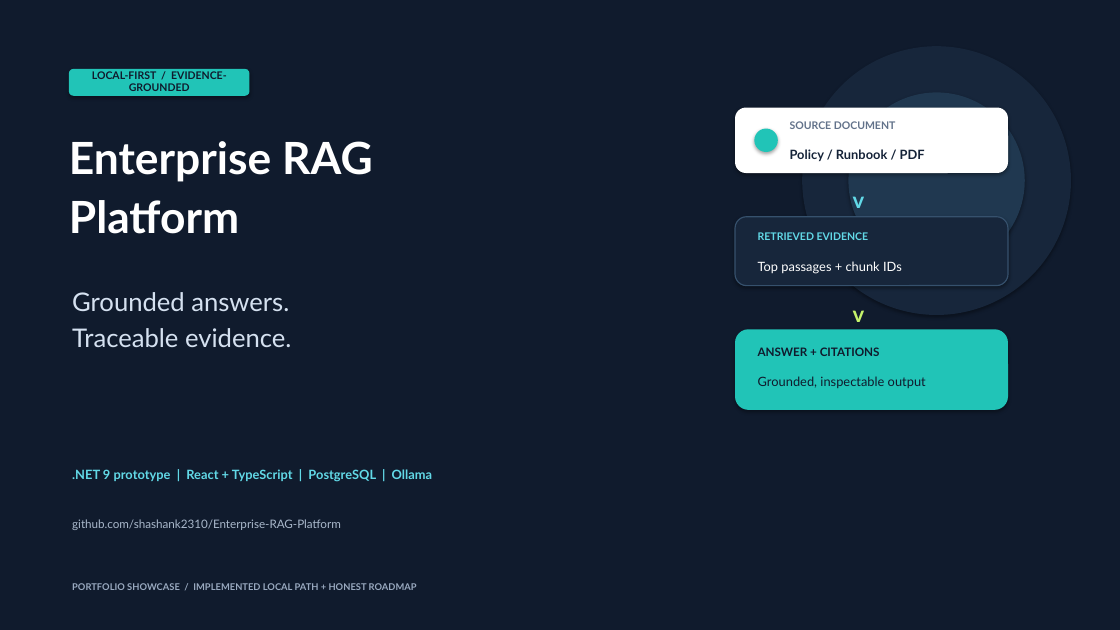
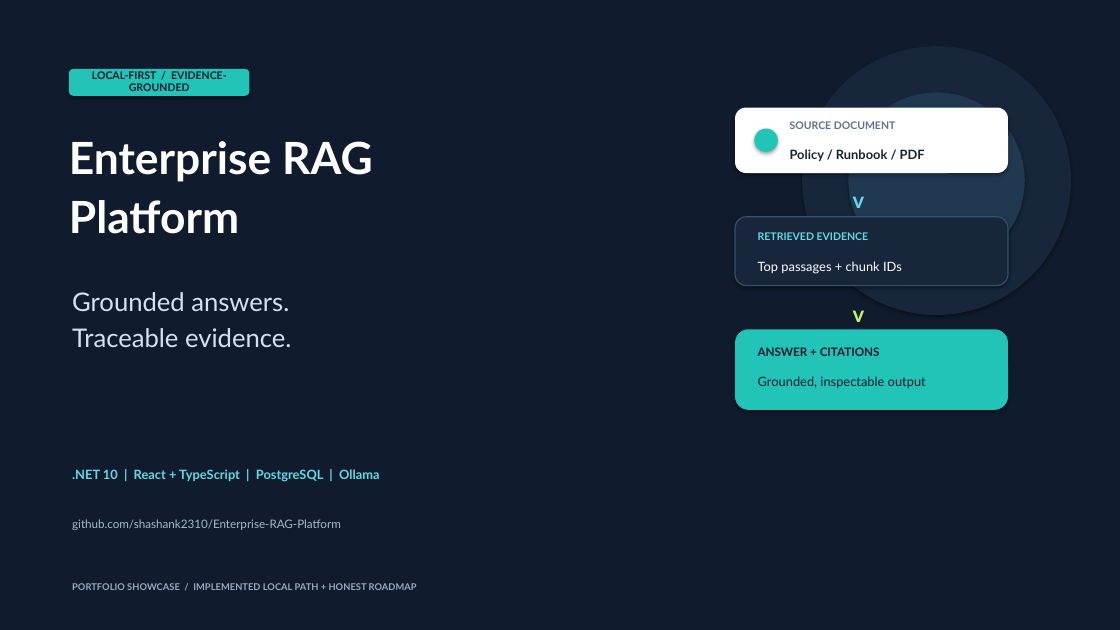
Before and after one commit to shashank2310/Enterprise-RAG-Platform, a slide deck: slide 1 of docs/enterprise-rag-showcase.pptx. Drawn at 1120x630 pixels with LibreOffice and Linux fonts; fonts in the diff are those of the drawing. Boxes give left, top, right and bottom in pixels: in the first picture for what was removed or moved away, otherwise in the second. Text is boxed around its words. In the diff, an @@ line names an element or a change of style, - is before the commit and + after.

```diff
--- a/docs/enterprise-rag-showcase.pptx
+++ b/docs/enterprise-rag-showcase.pptx
@@ text at [72, 469, 379, 481]: text changed @@
-.NET 9 prototype | React + TypeScript | PostgreSQL | Ollama
+.NET 10 | React + TypeScript | PostgreSQL | Ollama
```
Also in this commit, not shown: 2 other slides changed, 11 other files.
